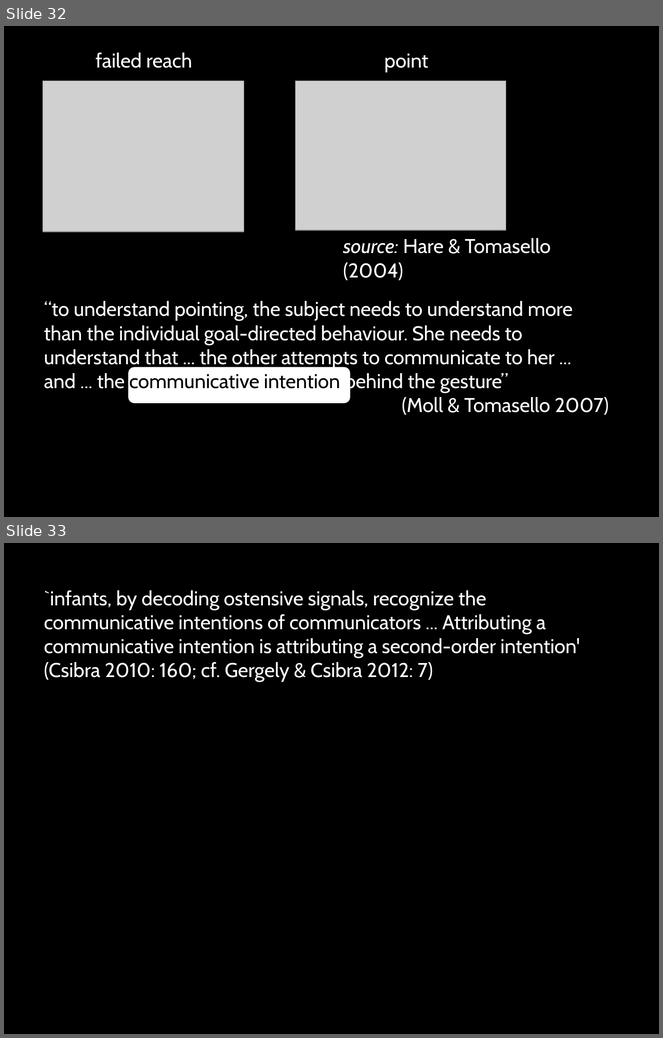
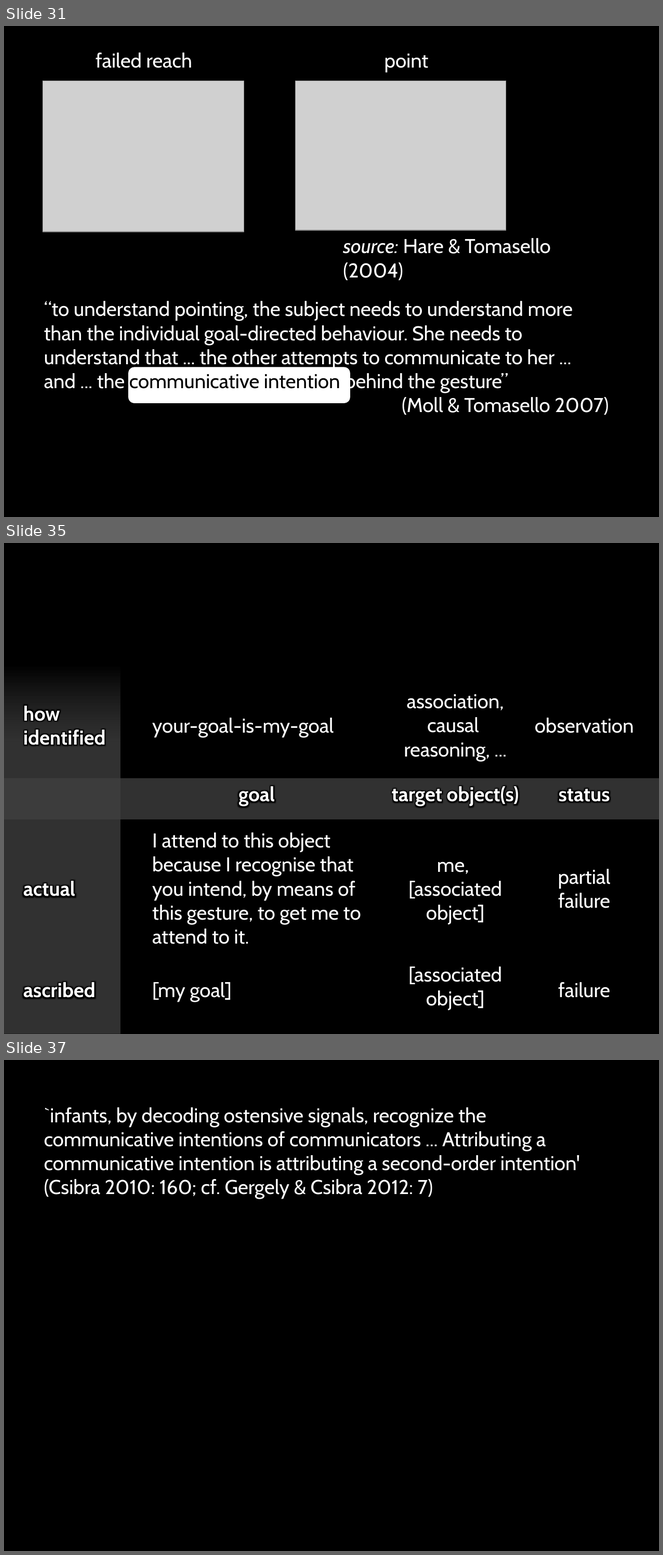
Before and after one commit to butterfill/lecture_mindreading_joint_action_philosophical_tools, a slide deck: lecture09 interacting mindreaders/lecture09 interacting mindreaders.pptx. Shown one above the other, each under a label of ours: slides 32 and 33 before the commit, slides 31, 35 and 37 after it; the slides between them are not shown. The pictures are 663x1038 and 663x1555 pixels, drawn with LibreOffice and Linux fonts; fonts in the diff are those of the drawing; grey boxes stand for pictures. Boxes give left, top, right and bottom in pixels: in the first picture for what was removed or moved away, otherwise in the second. Text is boxed around its words. In the diff, an @@ line names an element or a change of style, - is before the commit and + after.

```diff
--- a/lecture09 interacting mindreaders/lecture09 interacting mindreaders.pptx
+++ b/lecture09 interacting mindreaders/lecture09 interacting mindreaders.pptx
@@ slide 35 added at box(4, 543, 659, 1034), background #000000 @@
@@ rectangle added at box(4, 665, 120, 1034), fill gradient #404040 to #595959 @@
@@ text added at box(404, 694, 504, 761), 22 pt, text #FFFFFF @@
+association,
+causal
+reasoning, ...
@@ text added at box(23, 706, 105, 746), 22 pt, text #FFFFFF, bold @@
+how
+identified
@@ text added at box(152, 718, 334, 737), 22 pt, text #FFFFFF @@
+your-goal-is-my-goal
@@ text added at box(535, 718, 634, 733), 22 pt, text #FFFFFF @@
+observation
@@ rectangle added at box(4, 778, 659, 820), fill #404040 at 78% opacity @@
@@ text added at box(239, 786, 275, 806), 22 pt, text #FFFFFF, bold @@
+goal
@@ text added at box(392, 786, 519, 806), 22 pt, text #FFFFFF, bold @@
+target object(s)
@@ text added at box(559, 788, 610, 802), 22 pt, text #FFFFFF, bold @@
+status
@@ text added at box(152, 833, 361, 944), 22 pt, text #FFFFFF @@
+I attend to this object because I recognise that you intend, by means of this gesture, to get me to attend to it.
@@ text added at box(409, 862, 502, 925), 22 pt, text #FFFFFF @@
+me,
+[associated object]
@@ text added at box(558, 869, 611, 909), 22 pt, text #FFFFFF @@
+partial
+failure
@@ text added at box(23, 880, 75, 898), 22 pt, text #FFFFFF, bold @@
+actual
@@ text added at box(409, 967, 502, 1011), 22 pt, text #FFFFFF @@
+[associated
+object]
@@ text added at box(23, 982, 96, 999), 22 pt, text #FFFFFF, bold @@
+ascribed
@@ text added at box(152, 982, 232, 1002), 22 pt, text #FFFFFF @@
+[my goal]
@@ text added at box(558, 982, 610, 998), 22 pt, text #FFFFFF @@
+failure
@@ what was slide 32 is now slide 31 @@
@@ what was slide 33 is now slide 37 @@
```
Also in this commit, not shown: 3 slides changed, 3 other slides added, 6 slides removed, 5 other files.
